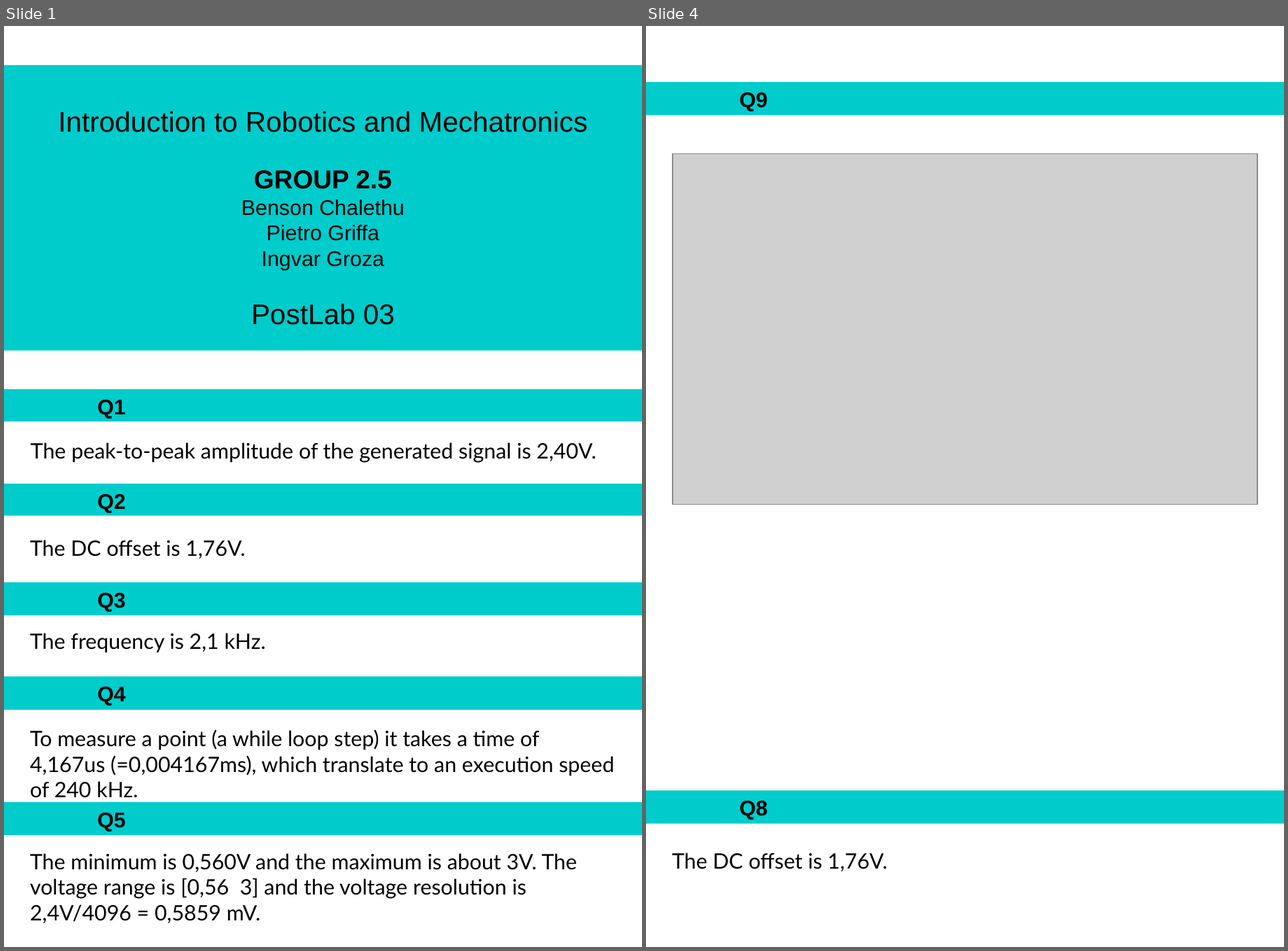
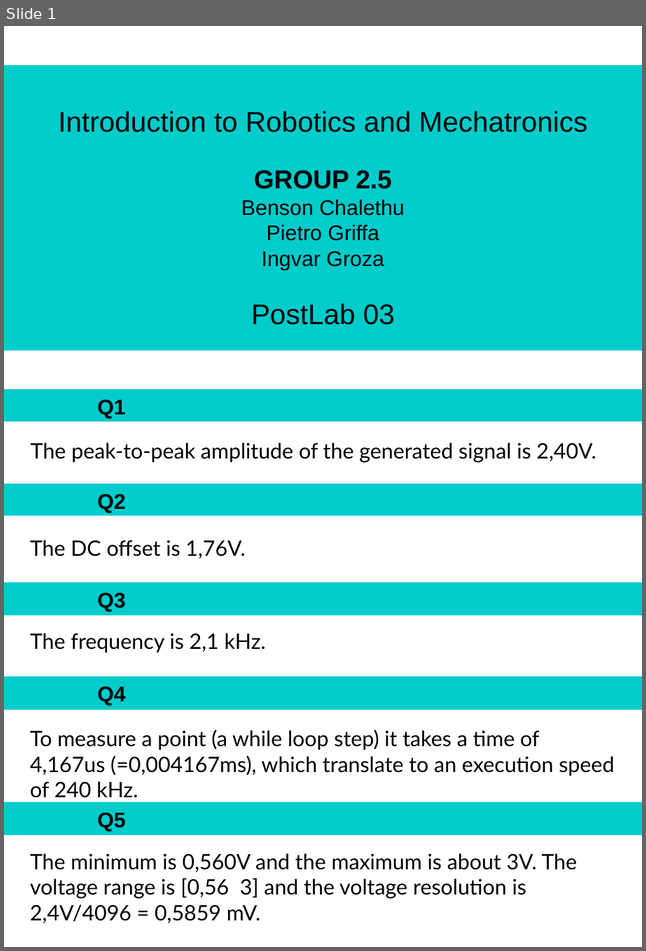
Before and after one commit to PietroGriffa/IRM19, a slide deck: Lab 03/PostLab03.odp. Shown side by side, each under a label of ours: slides 1 and 4 before the commit, slide 1 after it; the slides between them are not shown. The pictures are 1288x951 and 646x951 pixels, drawn with LibreOffice and Linux fonts; fonts in the diff are those of the drawing; grey boxes stand for pictures. Boxes give left, top, right and bottom in pixels: in the first picture for what was removed or moved away, otherwise in the second. Text is boxed around its words. In the diff, an @@ line names an element or a change of style, - is before the commit and + after.

```diff
--- a/Lab 03/PostLab03.odp
+++ b/Lab 03/PostLab03.odp
@@ slide 4 removed at <box>646,26,1284,947</box>, background #FFFFFF @@
@@ rectangle removed at <box>646,82,1284,116</box> @@
-Q9
@@ picture removed at <box>673,153,1257,504</box> @@
@@ rectangle removed at <box>646,790,1284,823</box> @@
-Q8
@@ text removed at <box>672,853,887,872</box> @@
-The DC offset is 1,76V.
```
Also in this commit, not shown: 2 slides changed, 1 slide added.
